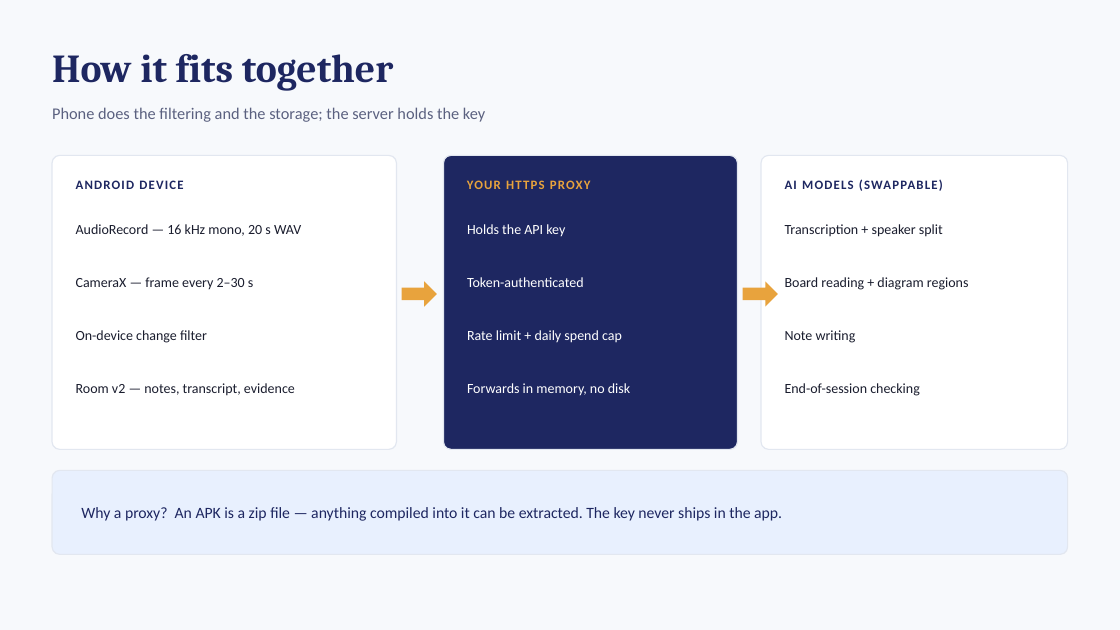
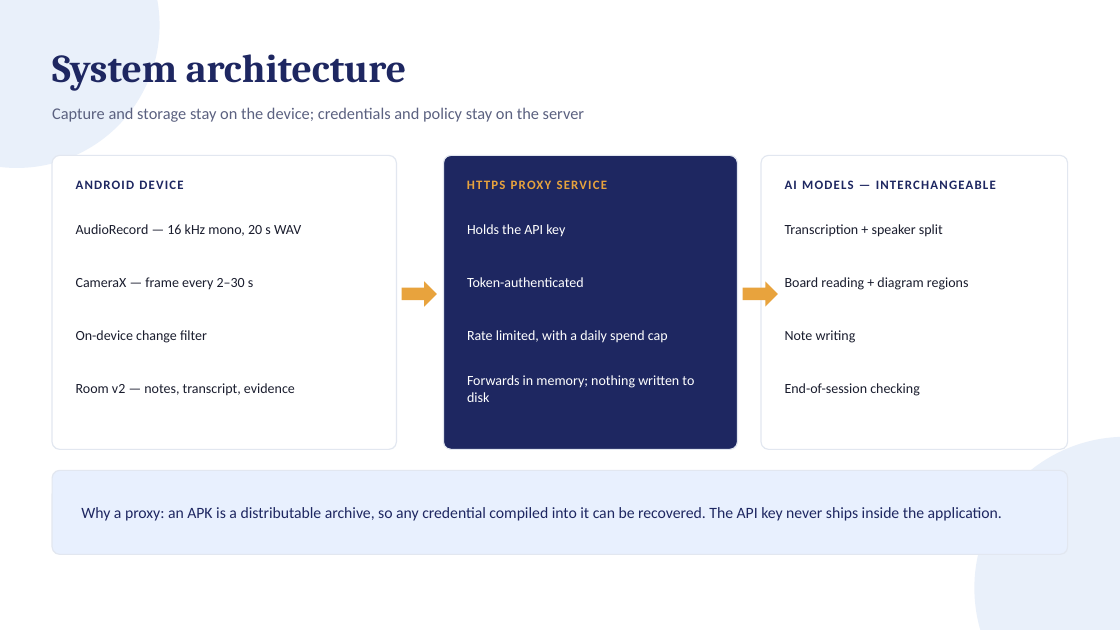
Before and after one commit to tejasthimmaiahkk-ui/VoxBoX, a slide deck: slide 6 of outputs/VoxBox_Review1_Scope.pptx (slide 5 before the commit). Drawn at 1120x630 pixels with LibreOffice and Linux fonts; fonts in the diff are those of the drawing; background and template pictures are left out. Boxes give left, top, right and bottom in pixels: in the first picture for what was removed or moved away, otherwise in the second. Text is boxed around its words. In the diff, an @@ line names an element or a change of style, - is before the commit and + after.

```diff
--- a/outputs/VoxBox_Review1_Scope.pptx
+++ b/outputs/VoxBox_Review1_Scope.pptx
@@ background #F7F9FC to picture (left out) @@
@@ ellipse added at bbox=[0, 0, 160, 168], fill #C7D8F2 at 38% opacity @@
@@ text at bbox=[52, 54, 406, 91]: text changed @@
-How it fits together
+System architecture
@@ text at bbox=[52, 107, 584, 122]: text changed @@
-Phone does the filtering and the storage; the server holds the key
+Capture and storage stay on the device; credentials and policy stay on the server
@@ text at bbox=[511, 180, 607, 189]: text changed @@
-YOUR HTTPS PROXY
+HTTPS PROXY SERVICE
@@ text at bbox=[785, 180, 996, 189]: text changed @@
-AI MODELS (SWAPPABLE)
+AI MODELS — INTERCHANGEABLE
@@ text at bbox=[467, 330, 668, 343]: text changed @@
-Rate limit + daily spend cap
+Rate limited, with a daily spend cap
@@ text at bbox=[467, 375, 694, 402]: text changed @@
-Forwards in memory, no disk
+Forwards in memory; nothing written to disk
@@ ellipse added at bbox=[975, 437, 1120, 630], fill #C7D8F2 at 38% opacity @@
@@ text at bbox=[81, 507, 1002, 521]: text changed @@
-Why a proxy? An APK is a zip file — anything compiled into it can be extracted. The key never ships in the app.
+Why a proxy: an APK is a distributable archive, so any credential compiled into it can be recovered. The API key never ships inside the application.
```
Also in this commit, not shown: 12 other slides changed, 1 slide added, 1 other file.
